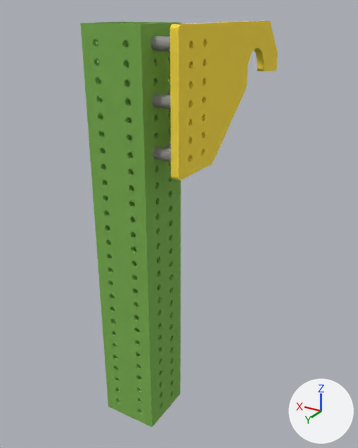
The glTF model ascope_assets/Robot_Alpha/model_0.glb: old version first, new version second.
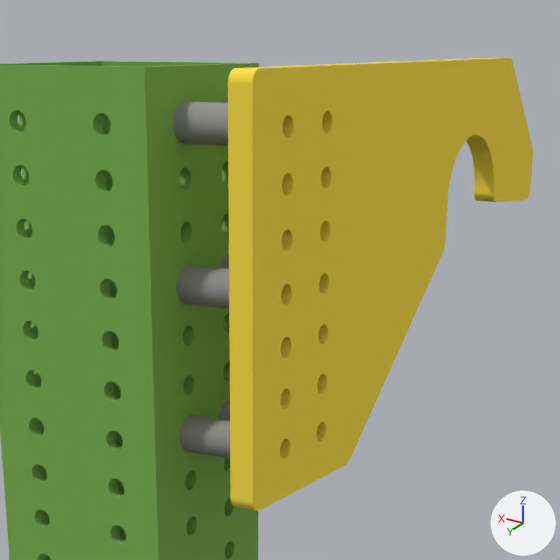
Each version appears first whole from a 50 mm lens placed at (-0.516, 0.436, 0.76), pointed at (-0.3, 0.075, 0.58), and next in a close-up on the part from 25% to 80% of the width and 0% to 44% of the height. Arrows for +X, +Y and +Z are at lower right; the lights stay in place. The first two pictures are the older version. Where no turn or scale is listed for an object, it has been applied to the vertices. Vertices at exactly the same position are counted once.

Script lines for the objects in view, before the commit:
```python
mat_mat_2 = principled_material('mat_2')
mat_mat_2.base_color = (1.0, 0.757, 0.0549)  # yellow #ffe242
mat_mat_2.roughness = 1.0
me_mesh426_mesh_001 = bpy.data.meshes.new('mesh426_mesh.001')
me_mesh426_mesh_001.from_pydata(...)  # 232 vertices, 464 faces; spans x -0.0222..0.0, y 0.0376..0.0472, z -0.0476..-0.0381
me_mesh426_mesh_001.materials.append(mat_mat_1)  # grey #959595
me_mesh426_mesh_002 = bpy.data.meshes.new('mesh426_mesh.002')
me_mesh426_mesh_002.from_pydata(...)  # 232 vertices, 464 faces; spans x -0.0222..0.0, y 0.0376..0.0472, z -0.0476..-0.0381
me_mesh426_mesh_002.materials.append(mat_mat_1)  # grey #959595
me_mesh432_mesh = bpy.data.meshes.new('mesh432_mesh')
me_mesh432_mesh.from_pydata(...)  # 1950 vertices, 3952 faces; spans x -0.032..-0.025, y -0.202..-0.026, z 0.241..0.343
me_mesh432_mesh.materials.append(mat_mat_2)  # yellow #ffe242
ob_climb_hook_spacer_001 = bpy.data.objects.new('Climb Hook Spacer.001', me_mesh426_mesh_001)
ob_climb_hook_spacer_001.location = (-0.3175, 0.0941, 0.7827)
ob_climb_hook_spacer_002 = bpy.data.objects.new('Climb Hook Spacer.002', me_mesh426_mesh_002)
ob_climb_hook_spacer_002.location = (-0.3175, 0.0941, 0.7065)
ob_part_4 = bpy.data.objects.new('Part 4', me_mesh432_mesh)
ob_part_4.location = (-0.3143, 0.1781, 0.4096)
# also in view: 'Tube 2"x2"x13.5"' at (-0.292, 0.127, 0.581); 'Climb Hook Spacer.004' at (-0.329, 0.137, 0.702)
```
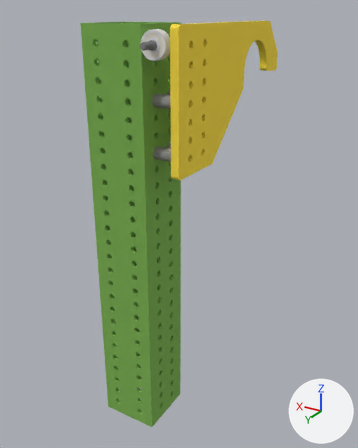
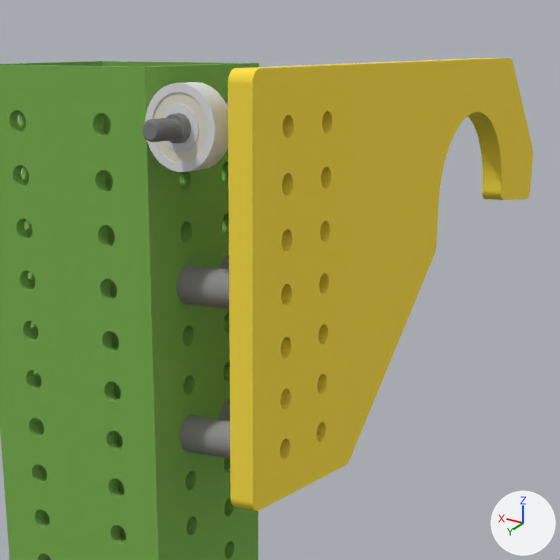
The newer file is also turned or shifted as a whole; pictures and numbers use the older file's frame.

Where the change shows, as pixel boxes [x1, y1, x2, y2] in the close-ups (560 x 560 px; the box of a moved part takes in the faces that stretch with it):
'Part 4', recoloured, reshaped
    both: [228, 58, 533, 511]
'0.25" ID Bearing (0.75" OD, 0.281" WD, Shielded)', added
    after: [145, 82, 228, 172]
    faces in mat_mat_2 (light grey #e4e4e4): [145, 82, 228, 172]
    faces in mat_mat_3 (pale yellow #e6e1d1): [153, 92, 208, 163]
'WCP-0473 Rev1', added
    after: [142, 113, 191, 143]
part 1 of me_mesh432_mesh, moved or reshaped
    before: [228, 79, 533, 469]
    after: [228, 62, 533, 469]
'Climb Hook Spacer.001', unchanged, covered by the edit
    before: [173, 102, 228, 146]

The edits, one by one:
Material 'mat_2' (mat_mat_2) changes colour from yellow #ffe242 to light grey #e4e4e4; in linear values from (1.0, 0.757, 0.0549) to (0.776, 0.776, 0.776).
Material 'mat_5' (mat_mat_5) is new.
Its base color is (1.0, 0.757, 0.0549) (yellow #ffe242).
Its roughness is 1.0.
Material 'mat_4' (mat_mat_4) is new.
Its base color is (0.216, 0.216, 0.216) (grey #808080).
Its roughness is 1.0.
Material 'mat_3' (mat_mat_3) is new.
Its base color is (0.788, 0.753, 0.639) (pale yellow #e6e1d1).
Its roughness is 1.0.
me_mesh432_mesh is used by ob_part_4; location (-0.3143, 0.1781, 0.4096).
me_mesh432_mesh had 1950 vertices, 3952 faces and spanned x -0.032..-0.025, y -0.202..-0.026, z 0.241..0.343.
me_mesh432_mesh no longer uses material mat_mat_2 (yellow #ffe242).
me_mesh432_mesh now has 1956 vertices, 3964 faces and spans x -0.032..-0.025, y -0.202..-0.026, z 0.241..0.343.
me_mesh432_mesh part 1: 67 vertices moved from x -0.032..-0.025, y -0.17..-0.026, z 0.242..0.34 to x -0.032..-0.025, y -0.176..-0.026, z 0.242..0.34; 85 vertices removed from x -0.032..-0.025, y -0.173..-0.076, z 0.241..0.322; 91 vertices added at x -0.032..-0.025, y -0.179..-0.075, z 0.241..0.329.
Other edits to the shape of me_mesh432_mesh do not show in these pictures.
me_mesh432_mesh gains material mat_mat_5 (yellow #ffe242).
Mesh me_mesh450_mesh is new.
It has 9854 vertices, 19704 faces and spans x 0.0302..0.0397, y -0.0208..-0.0002, z -0.0048..0.0048.
It uses material mat_mat_4 (grey #808080).
Mesh me_mesh432_mesh_1 is new.
It has 696 vertices, 1392 faces and spans x -0.0095..0.0095, y 0.0..0.0071, z -0.0095..0.0095.
Faces by material slot: [1160, 232].
It uses material mat_mat_2 (light grey #e4e4e4).
It uses material mat_mat_3 (pale yellow #e6e1d1).
Object 'WCP-0473 Rev1' (ob_wcp_0473_rev1) is new; it shows me_mesh450_mesh.
Its location is (-0.3621, 0.1651, 0.7398).
Object '0.25" ID Bearing (0.75" OD, 0.281" WD, Shielded)' (ob_0_25__id_bearing__0_75__od__0_281__wd__shielded) is new; it shows me_mesh432_mesh_1.
Its location is (-0.3272, 0.146, 0.7398).
